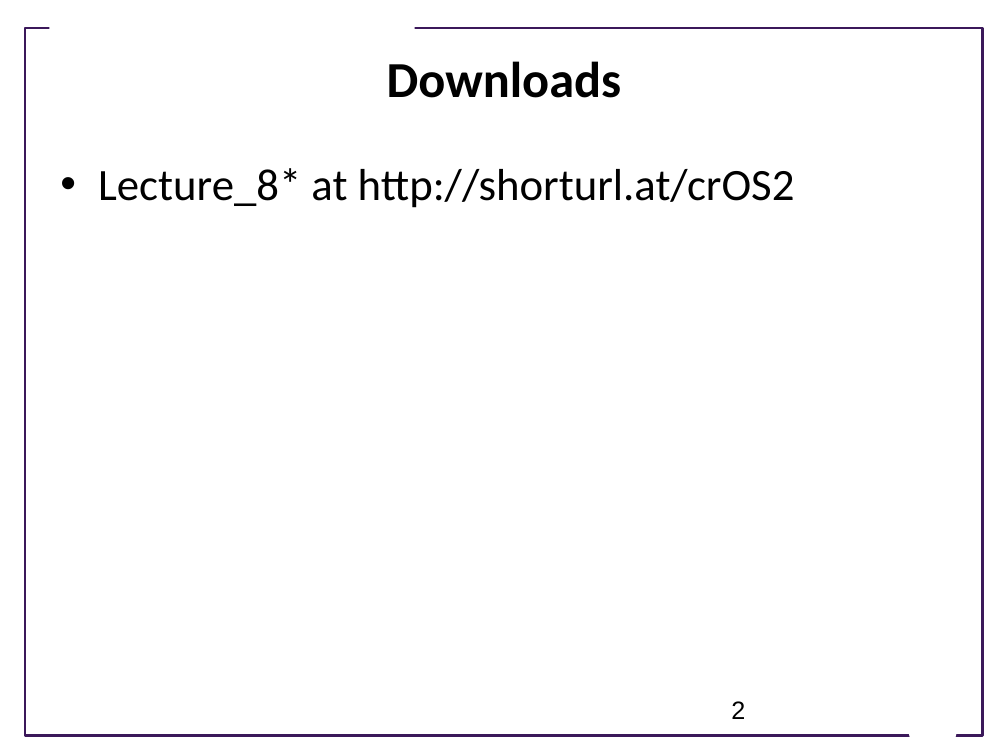
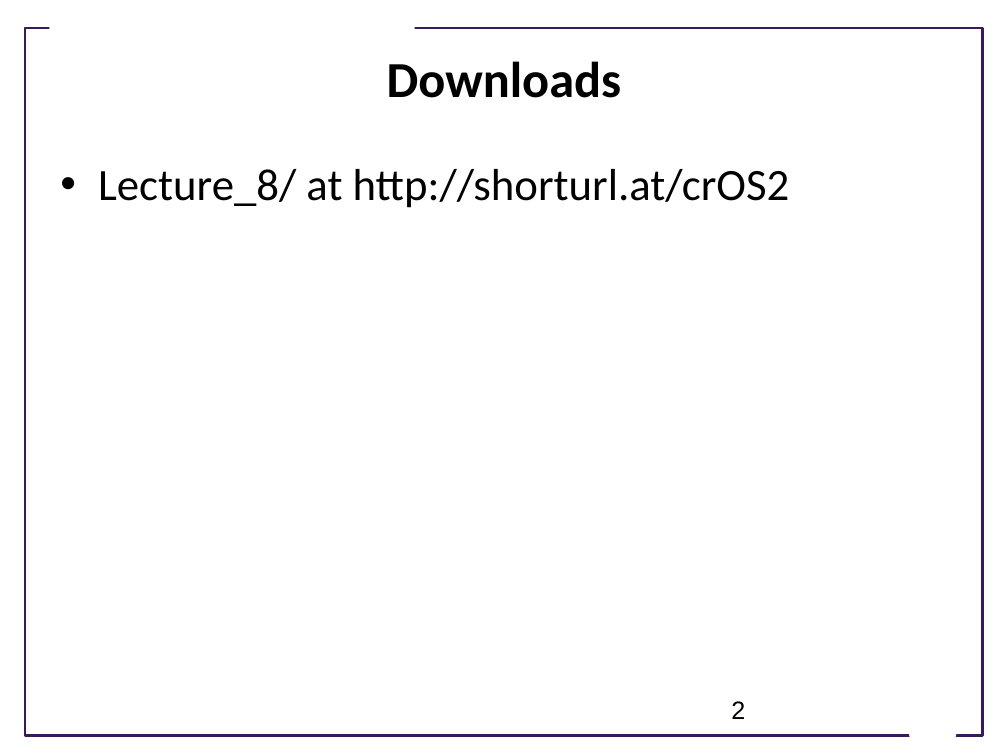
Before and after one commit to ModelEngineering/advancing-biomedical-models, a slide deck: slide 2 of lectures/lecture_8/Lecture_8_Model_Fitting_Optimization_Techniques.pptx. Drawn at 1008x756 pixels with LibreOffice and Linux fonts; fonts in the diff are those of the drawing; background and template pictures are left out. Boxes give left, top, right and bottom in pixels: in the first picture for what was removed or moved away, otherwise in the second. Text is boxed around its words. In the diff, an @@ line names an element or a change of style, - is before the commit and + after.

Commit message:
Slides

```diff
--- a/lectures/lecture_8/Lecture_8_Model_Fitting_Optimization_Techniques.pptx
+++ b/lectures/lecture_8/Lecture_8_Model_Fitting_Optimization_Techniques.pptx
@@ text at (98, 169, 790, 208): text changed @@
-• Lecture_8* at http://shorturl.at/crOS2
+• Lecture_8/ at http://shorturl.at/crOS2
```
